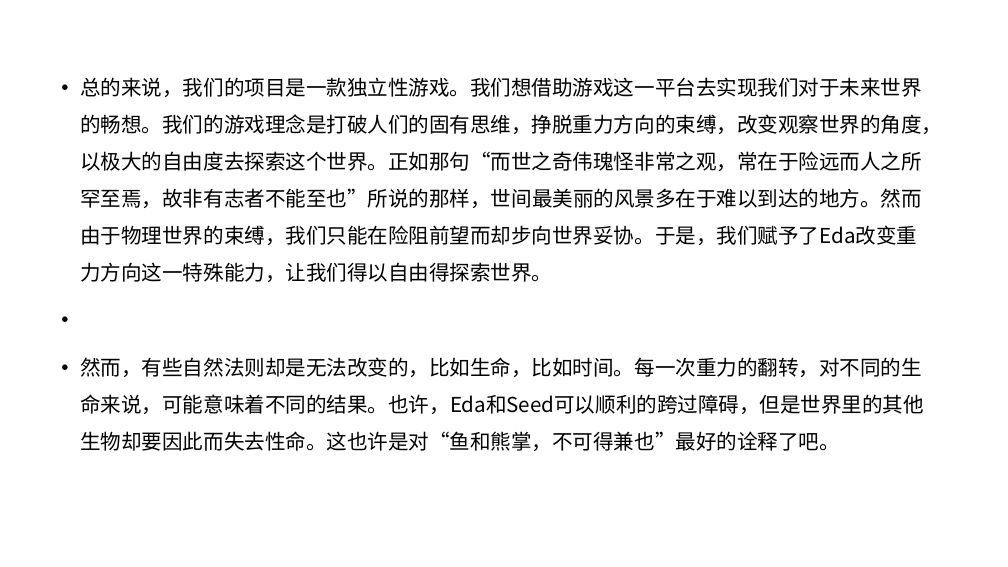
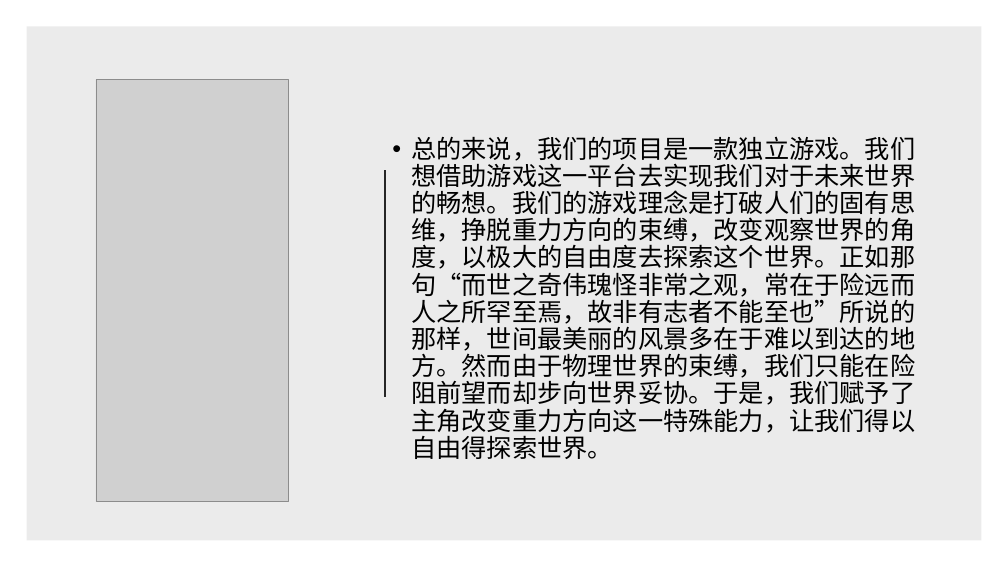
Before and after one commit to fracgames/fracgames.github.io, a slide deck: slide 13 of Presentation/Presentation.pptx. Drawn at 1008x567 pixels with LibreOffice and Linux fonts; fonts in the diff are those of the drawing; grey boxes stand for pictures. Boxes give left, top, right and bottom in pixels: in the first picture for what was removed or moved away, otherwise in the second. Text is boxed around its words. In the diff, an @@ line names an element or a change of style, - is before the commit and + after.

Commit message:
update

```diff
--- a/Presentation/Presentation.pptx
+++ b/Presentation/Presentation.pptx
@@ rectangle added at (26,26,982,541), fill #000000 at 8% opacity @@
@@ picture added at (96,79,289,501) @@
@@ text "总的来说，我们的项目是一款独立游戏。我们想借助游戏这一平台去实现我们对于未来世界的畅想。我们的游戏理念是打破人们的固有思 ..." at (411,136,915,459): vertical alignment top to middle @@
@@ text at (411,136,915,459): text changed; size 19.6 to 24 pt @@
-• 总的来说，我们的项目是一款独立性游戏。我们想借助游戏这一平台去实现我们对于未来世界的畅想。我们的游戏理念是打破人们的固有思维，挣脱重力方向的束缚，改变观察世界的角度，以极大的自由度去探索这个世界。正如那句“而世之奇伟瑰怪非常之观，常在于险远而人之所罕至焉，故非有志者不能至也”所说的那样，世间最美丽的风景多在于难以到达的地方。然而由于物理世界的束缚，我们只能在险阻前望而却步向世界妥协。于是，我们赋予了Eda改变重力方向这一特殊能力，让我们得以自由得探索世界。
-• 然而，有些自然法则却是无法改变的，比如生命，比如时间。每一次重力的翻转，对不同的生命来说，可能意味着不同的结果。也许，Eda和Seed可以顺利的跨过障碍，但是世界里的其他生物却要因此而失去性命。这也许是对“鱼和熊掌，不可得兼也”最好的诠释了吧。
+• 总的来说，我们的项目是一款独立游戏。我们想借助游戏这一平台去实现我们对于未来世界的畅想。我们的游戏理念是打破人们的固有思维，挣脱重力方向的束缚，改变观察世界的角度，以极大的自由度去探索这个世界。正如那句“而世之奇伟瑰怪非常之观，常在于险远而人之所罕至焉，故非有志者不能至也”所说的那样，世间最美丽的风景多在于难以到达的地方。然而由于物理世界的束缚，我们只能在险阻前望而却步向世界妥协。于是，我们赋予了主角改变重力方向这一特殊能力，让我们得以自由得探索世界。
@@ line added from (385, 170) to (385, 397), #262626 1.5 pt @@
```
Also in this commit, not shown: 6 other slides changed, 3 slides added, 1 slide removed.
